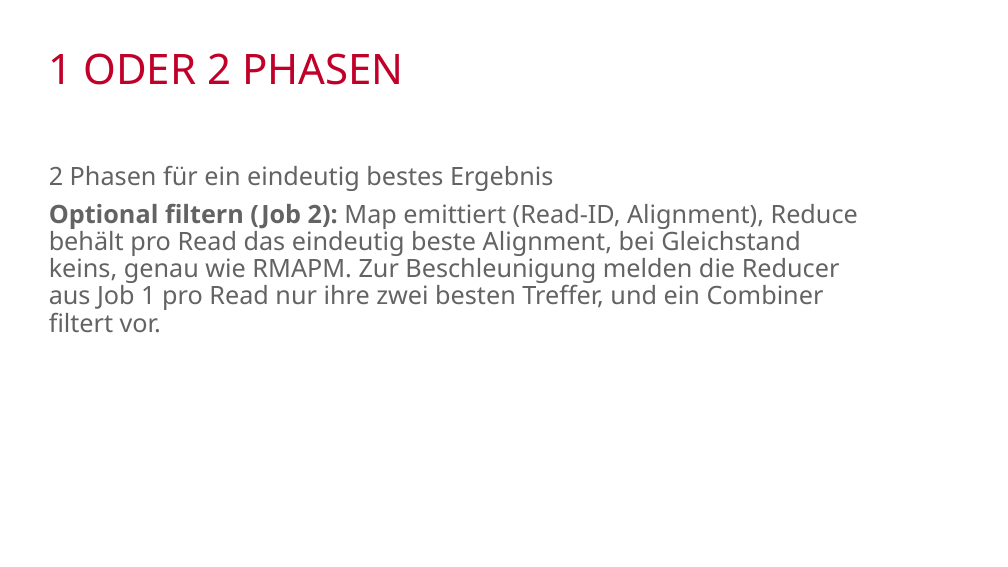
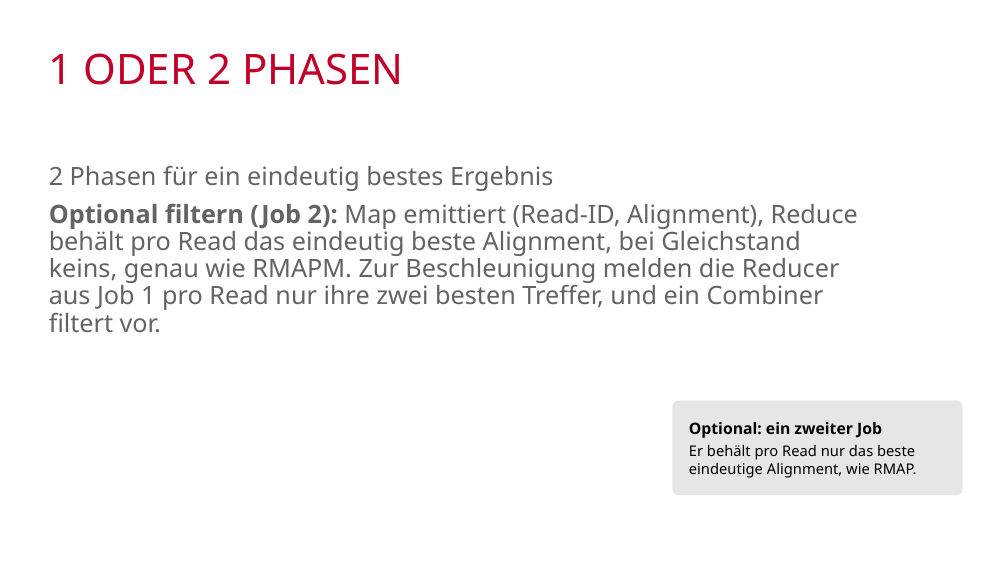
Before and after one commit to mawehl/BigData, a slide deck: slide 22 of CloudBurst_Wehle.pptx (slide 21 before the commit). Drawn at 1008x567 pixels with LibreOffice and Linux fonts; fonts in the diff are those of the drawing; background and template pictures are left out. Boxes give left, top, right and bottom in pixels: in the first picture for what was removed or moved away, otherwise in the second. Text is boxed around its words. In the diff, an @@ line names an element or a change of style, - is before the commit and + after.

```diff
--- a/CloudBurst_Wehle.pptx
+++ b/CloudBurst_Wehle.pptx
@@ rounded rectangle added at (x1=672, y1=401, x2=963, y2=495), fill #E7E6E6 @@
@@ text added at (x1=689, y1=422, x2=917, y2=478), 14 pt, text #000000 @@
+Optional: ein zweiter Job
+Er behält pro Read nur das beste eindeutige Alignment, wie RMAP.
```
Also in this commit, not shown: 7 other slides changed, 4 slides added, 2 slides removed, 1 other file.
